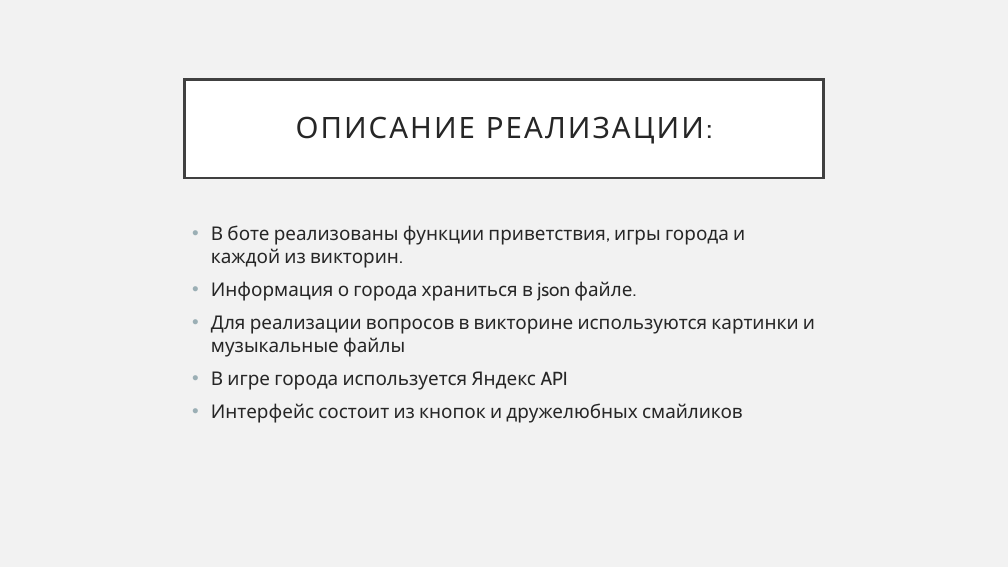
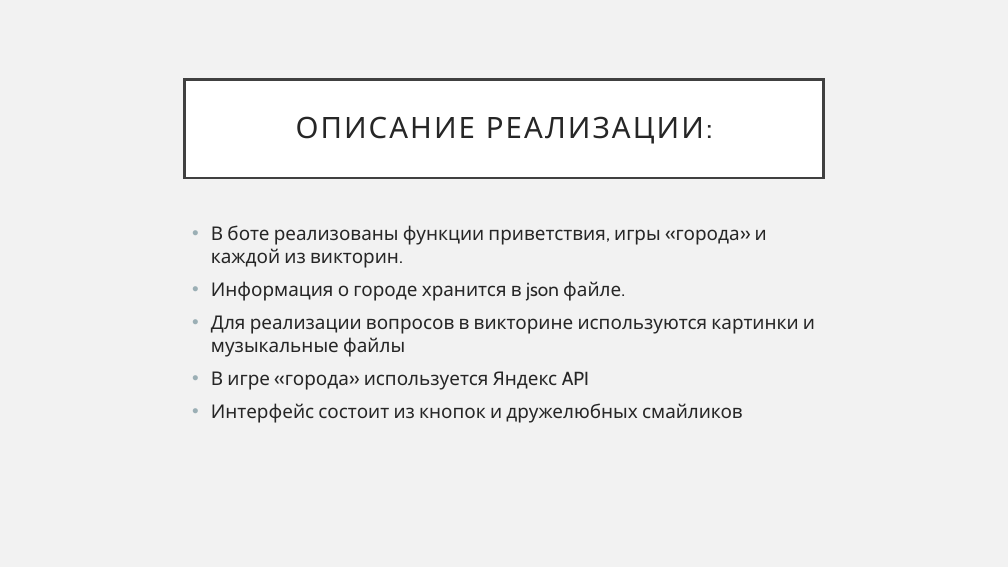
Before and after one commit to MyasnikovaDasha/YandexBot, a slide deck: slide 6 of Презентация.pptx. Drawn at 1008x567 pixels with LibreOffice and Linux fonts; fonts in the diff are those of the drawing. Boxes give left, top, right and bottom in pixels: in the first picture for what was removed or moved away, otherwise in the second. Text is boxed around its words. In the diff, an @@ line names an element or a change of style, - is before the commit and + after.

```diff
--- a/Презентация.pptx
+++ b/Презентация.pptx
@@ text at bbox=[211, 225, 767, 301]: text changed @@
-• В боте реализованы функции приветствия, игры города и каждой из викторин.
-• Информация о города храниться в json файле.
+• В боте реализованы функции приветствия, игры «города» и каждой из викторин.
+• Информация о городе хранится в json файле.
@@ text at bbox=[211, 371, 589, 390]: text changed @@
-• В игре города используется Яндекс API
+• В игре «города» используется Яндекс API
```
Also in this commit, not shown: 2 other files.
